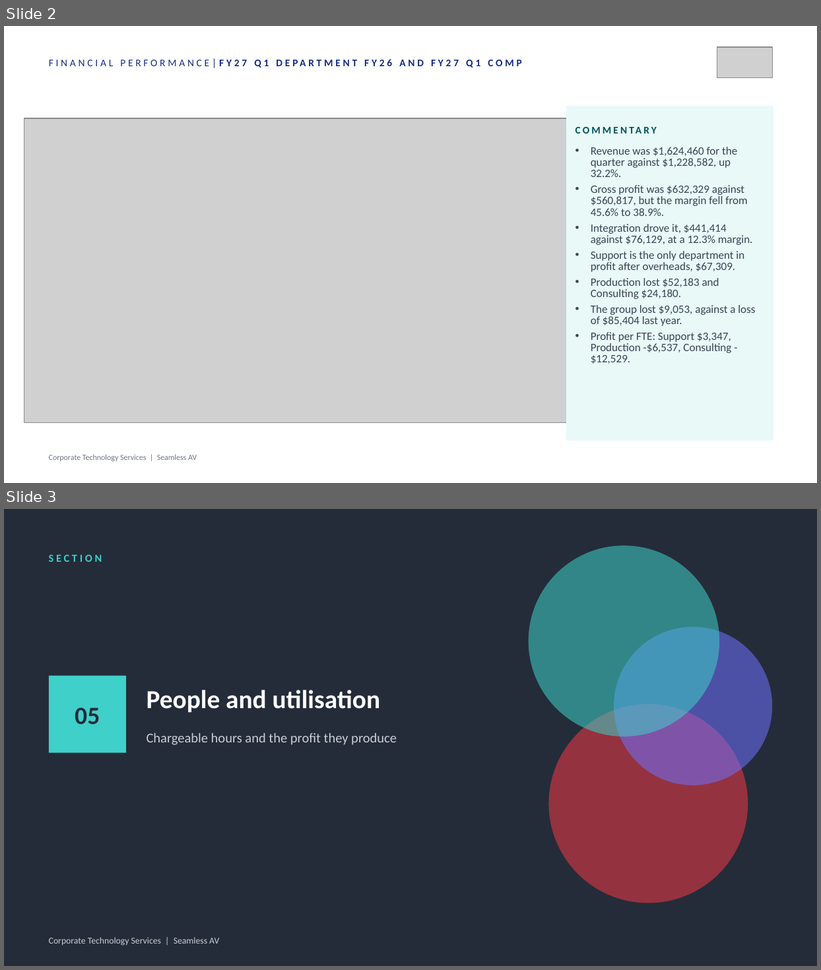
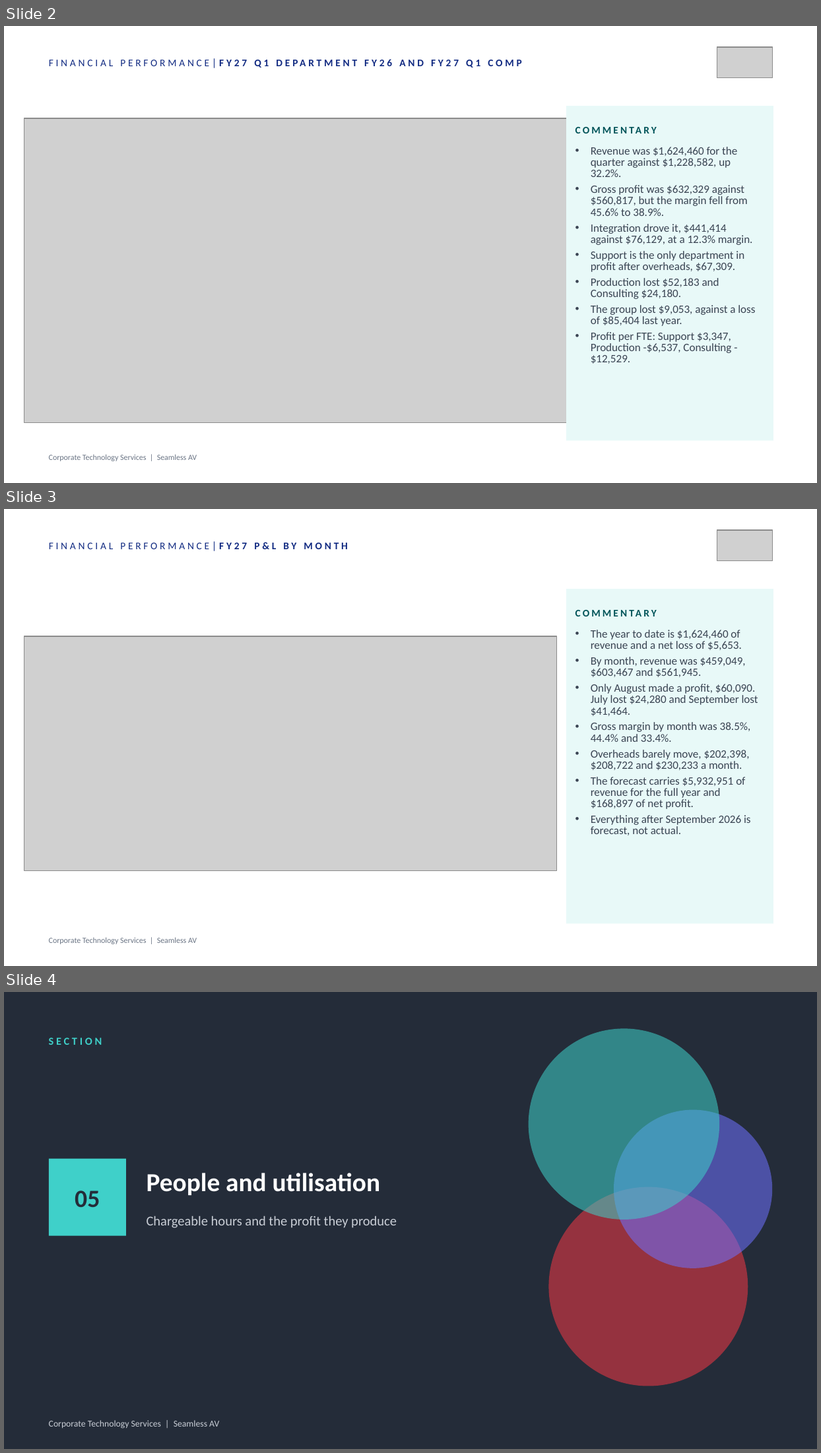
Before and after one commit to WesleyNelson-O33/Claude, a slide deck: deck/CTS Quarterly Business Review - Q1 FY2027 v2.1.pptx. Shown one above the other, each under a label of ours: slides 2 and 3 before the commit, slides 2, 3 and 4 after it. The pictures are 821x970 and 821x1453 pixels, drawn with LibreOffice and Linux fonts; fonts in the diff are those of the drawing; grey boxes stand for pictures. Boxes give left, top, right and bottom in pixels: in the first picture for what was removed or moved away, otherwise in the second. Text is boxed around its words. In the diff, an @@ line names an element or a change of style, - is before the commit and + after.

```diff
--- a/deck/CTS Quarterly Business Review - Q1 FY2027 v2.1.pptx
+++ b/deck/CTS Quarterly Business Review - Q1 FY2027 v2.1.pptx
@@ slide 3 added at box(4, 509, 817, 966), background #FFFFFF; not listed: 1 template element that a slide beside it also shows @@
@@ text added at box(49, 542, 348, 549), 9 pt, text #122B82 @@
+FINANCIAL PERFORMANCE|FY27 P&L BY MONTH
@@ picture added at box(717, 530, 772, 561) @@
@@ rectangle added at box(567, 589, 774, 923), fill #E8F9F8 @@
@@ text added at box(576, 603, 670, 623), 9 pt, text #005358, bold @@
+COMMENTARY
@@ picture added at box(24, 636, 557, 871) @@
@@ text added at box(591, 630, 758, 836), 10 pt, text #3A4453 @@
+• The year to date is $1,624,460 of revenue and a net loss of $5,653.
+• By month, revenue was $459,049, $603,467 and $561,945.
+• Only August made a profit, $60,090. July lost $24,280 and September lost $41,464.
+• Gross margin by month was 38.5%, 44.4% and 33.4%.
+• Overheads barely move, $202,398, $208,722 and $230,233 a month.
+• The forecast carries $5,932,951 of revenue for the full year and $168,897 of net profit.
+• Everything after September 2026 is forecast, not actual.
@@ what was slide 3 is now slide 4 @@
```
Also in this commit, not shown: 3 other files.
